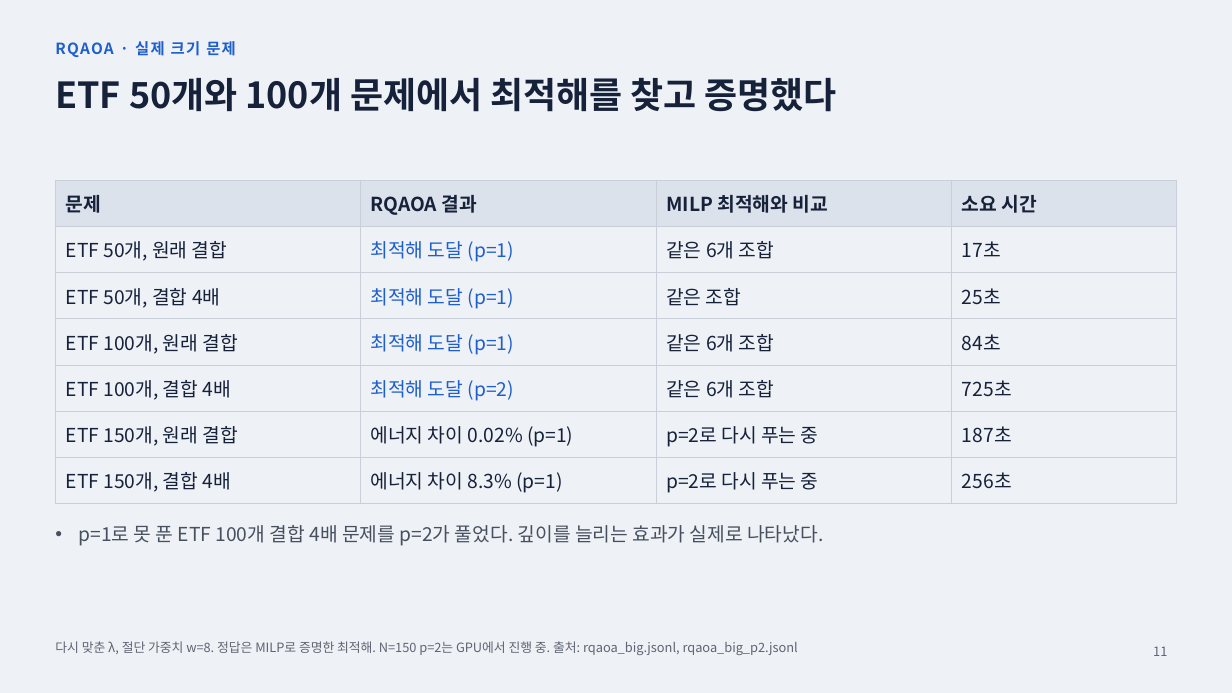
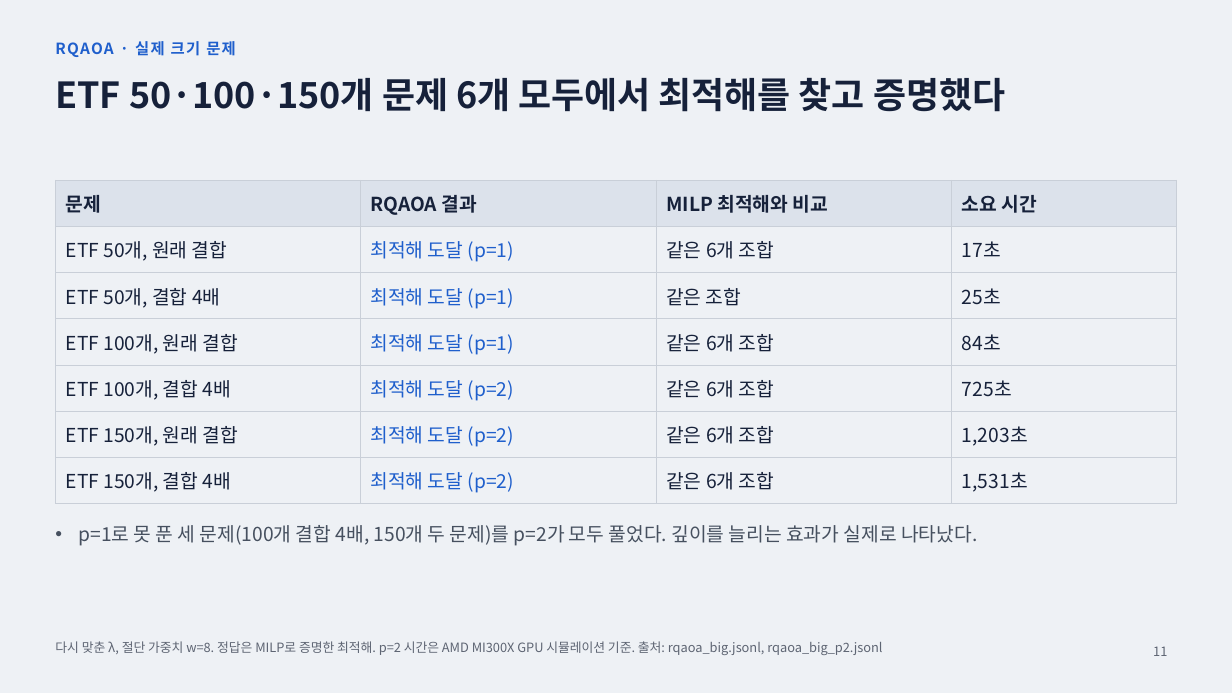
Before and after one commit to 202155570/norma-qaoa, a slide deck: slide 11 of docs/qaoa_achievements_2026-11-19.pptx. Drawn at 1232x693 pixels with LibreOffice and Linux fonts; fonts in the diff are those of the drawing. Boxes give left, top, right and bottom in pixels: in the first picture for what was removed or moved away, otherwise in the second. Text is boxed around its words. In the diff, an @@ line names an element or a change of style, - is before the commit and + after.

```diff
--- a/docs/qaoa_achievements_2026-11-19.pptx
+++ b/docs/qaoa_achievements_2026-11-19.pptx
@@ title at (x1=55, y1=78, x2=1005, y2=112): text changed @@
-ETF 50개와 100개 문제에서 최적해를 찾고 증명했다
+ETF 50·100·150개 문제 6개 모두에서 최적해를 찾고 증명했다
@@ table at (x1=55, y1=180, x2=1177, y2=497) @@
-row 6: ETF 150개, 원래 결합 | 에너지 차이 0.02% (p=1) | p=2로 다시 푸는 중 | 187초
+row 6: ETF 150개, 원래 결합 | 최적해 도달 (p=2) | 같은 6개 조합 | 1,203초
-row 7: ETF 150개, 결합 4배 | 에너지 차이 8.3% (p=1) | p=2로 다시 푸는 중 | 256초
+row 7: ETF 150개, 결합 4배 | 최적해 도달 (p=2) | 같은 6개 조합 | 1,531초
@@ text at (x1=79, y1=525, x2=977, y2=546): text changed @@
-• p=1로 못 푼 ETF 100개 결합 4배 문제를 p=2가 풀었다. 깊이를 늘리는 효과가 실제로 나타났다.
+• p=1로 못 푼 세 문제(100개 결합 4배, 150개 두 문제)를 p=2가 모두 풀었다. 깊이를 늘리는 효과가 실제로 나타났다.
@@ text at (x1=55, y1=641, x2=882, y2=655): text changed @@
-다시 맞춘 λ, 절단 가중치 w=8. 정답은 MILP로 증명한 최적해. N=150 p=2는 GPU에서 진행 중. 출처: rqaoa_big.jsonl, rqaoa_big_p2.jsonl
+다시 맞춘 λ, 절단 가중치 w=8. 정답은 MILP로 증명한 최적해. p=2 시간은 AMD MI300X GPU 시뮬레이션 기준. 출처: rqaoa_big.jsonl, rqaoa_big_p2.jsonl
```
Also in this commit, not shown: 3 other slides changed, 6 other files.
